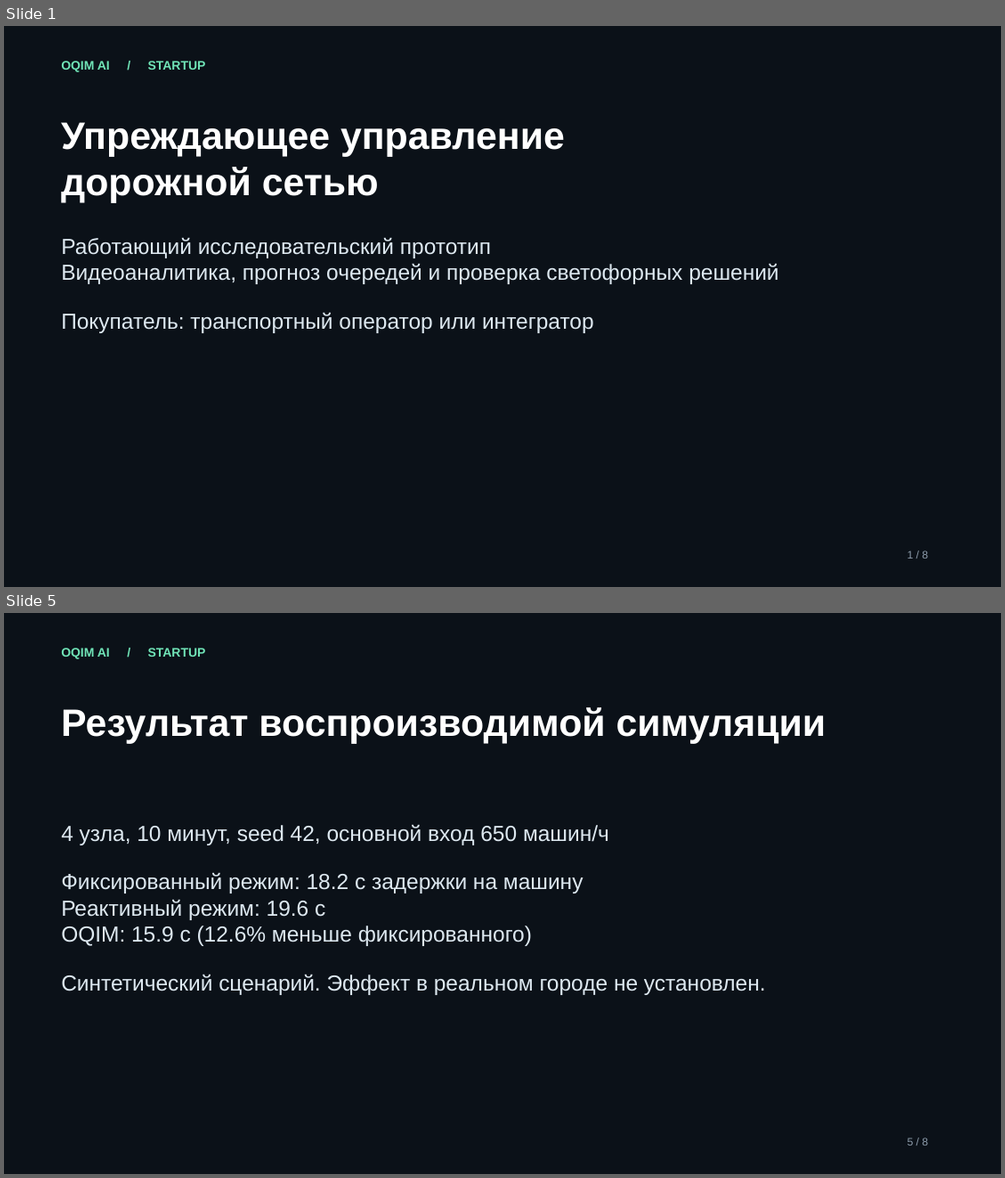
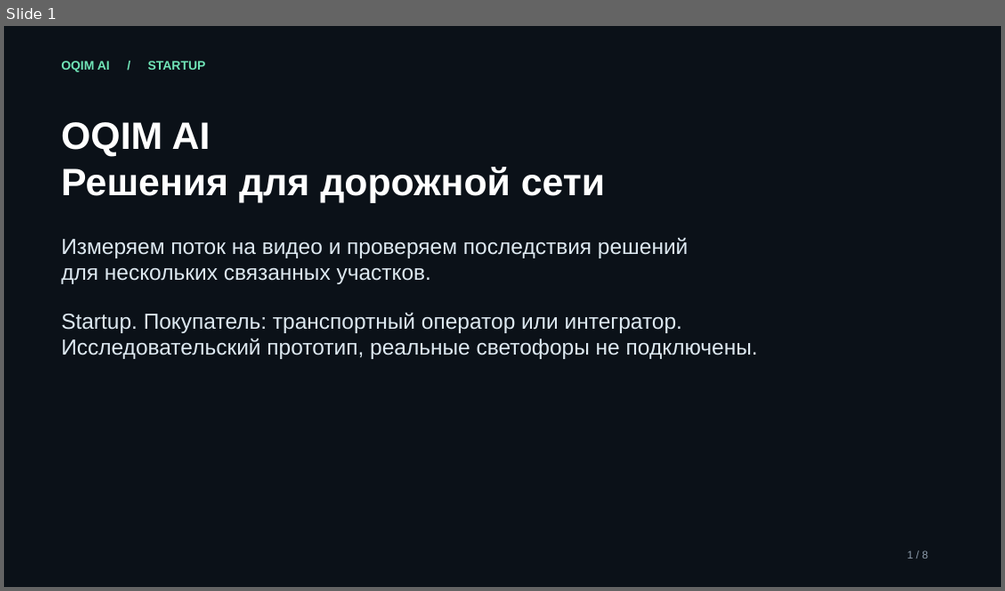
Before and after one commit to baytoooo/oqim-ai, a slide deck: DEFENSE.pptx. Shown one above the other, each under a label of ours: slides 1 and 5 before the commit, slide 1 after it; the slides between them are not shown. The pictures are 1005x1178 and 1005x591 pixels, drawn with LibreOffice and Linux fonts; fonts in the diff are those of the drawing. Boxes give left, top, right and bottom in pixels: in the first picture for what was removed or moved away, otherwise in the second. Text is boxed around its words. In the diff, an @@ line names an element or a change of style, - is before the commit and + after.

```diff
--- a/DEFENSE.pptx
+++ b/DEFENSE.pptx
@@ slide 5 removed at (4,613,1001,1174), background #0B1118 @@
@@ text removed at (61,648,206,659) @@
-OQIM AI / STARTUP
@@ text removed at (61,707,826,744) @@
-Результат воспроизводимой симуляции
@@ text removed at (61,824,766,995) @@
-4 узла, 10 минут, seed 42, основной вход 650 машин/ч
-Фиксированный режим: 18.2 с задержки на машину
-Реактивный режим: 19.6 с
-OQIM: 15.9 с (12.6% меньше фиксированного)
-Синтетический сценарий. Эффект в реальном городе не установлен.
@@ text removed at (907,1137,928,1145) @@
-5 / 8
@@ slide 1 changed as well @@
@@ text at (61,122,605,203): text changed @@
-Упреждающее управление
-дорожной сетью
+OQIM AI
+Решения для дорожной сети
@@ text at (61,237,758,359): text changed @@
-Работающий исследовательский прототип
-Видеоаналитика, прогноз очередей и проверка светофорных решений
-Покупатель: транспортный оператор или интегратор
+Измеряем поток на видео и проверяем последствия решений
+для нескольких связанных участков.
+Startup. Покупатель: транспортный оператор или интегратор.
+Исследовательский прототип, реальные светофоры не подключены.
```
Also in this commit, not shown: 5 other slides changed, 2 slides added, 1 other slide removed, 24 other files.
